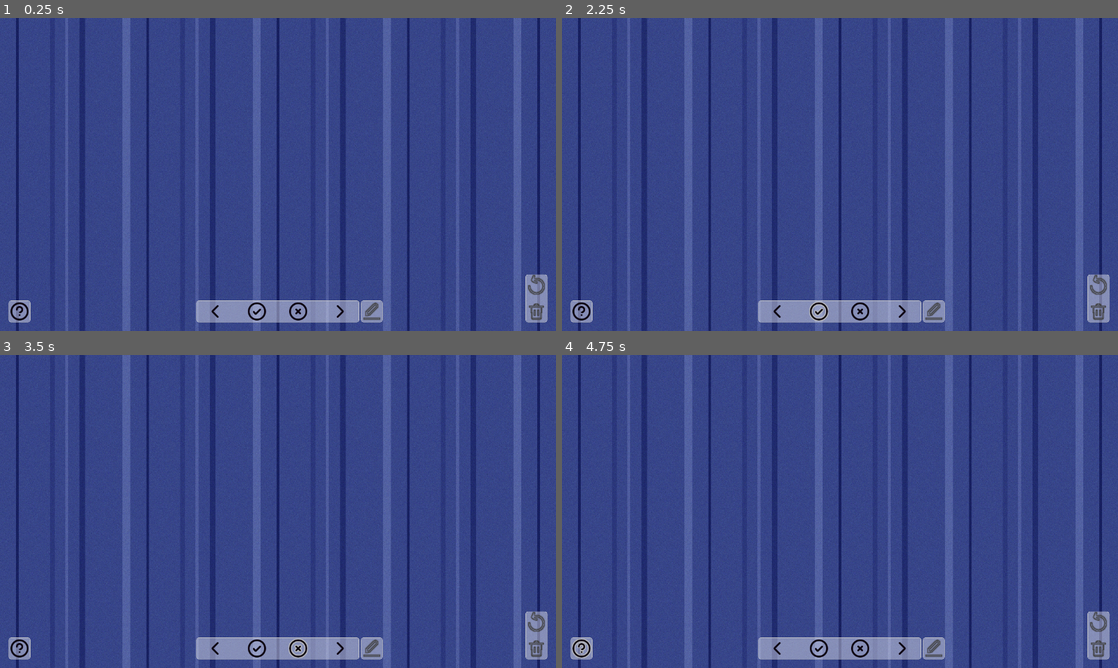
Above: before the commit, frames 1-4 (two rows, left to right).
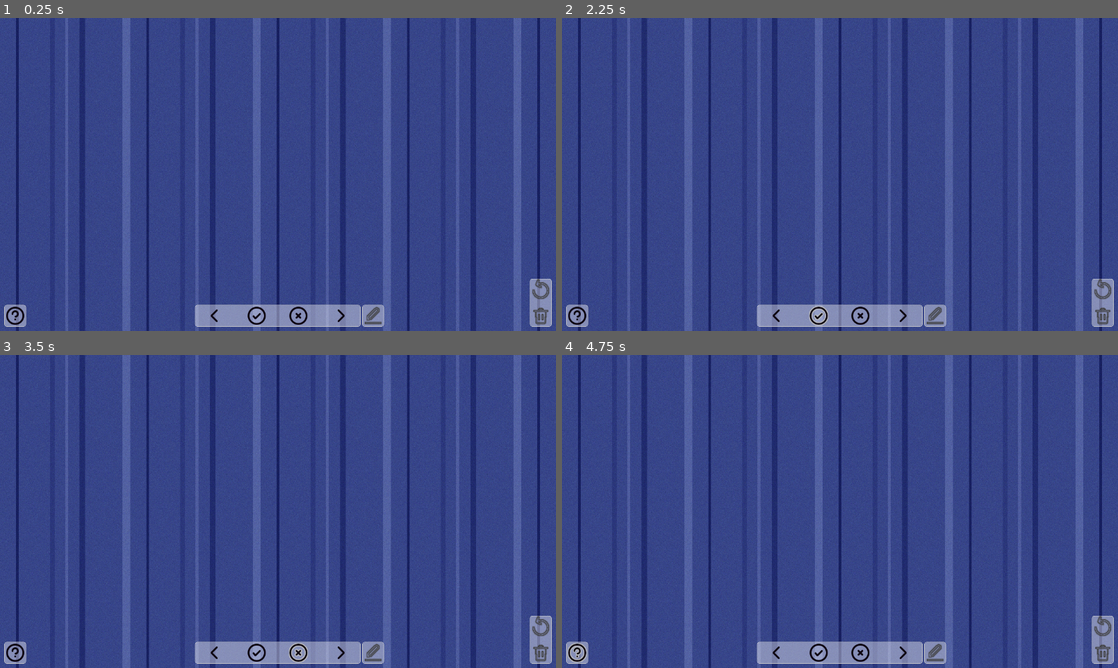
Above: after the commit, the same moments.

Repository: anthonyj-codestuff/dupeguru-csv-handler
Game: Godot game, scene res://main.tscn
The game is run twice, just before and just after one commit, with the same random seed, the same clock (stepped at 60 frames per second) and the same inputs. The engine's default icon, where the game draws it, is replaced by a stand-in: a white triangle on a blue panel in a dark square.
Inputs (mouse positions are in pixels of both pictures, inside the frame that each line leads up to; where the layout moved, square brackets give the same spot in the first picture):
- Up to frame 1 (0.25 s): no input
- Up to frame 2 (2.25 s): click (578, 315) [584, 312] at 0.5 s; click (778, 315) [778, 312] at 1.25 s; click (817, 315) [817, 312] at 2 s
- Up to frame 3 (3.5 s): click (300, 652) [300, 649] at 2.75 s
- Up to frame 4 (4.75 s): click (901, 652) [901, 649] at 3.5 s; click (578, 652) [584, 649] at 4.25 s

The runs differ from the first frame. In frame 1, 2.2% of the frame differs, in the area x 0-100%, y 82-99%; in frame 2, 2.3%; in frame 3, 2.3%; in frame 4, 2.3%.
Error in both runs: Invalid assignment of property or key 'text' with value of type 'String' on a base object of type 'null instance'. (res://scenes/ImageLoader.gd:28)

Commit message:
Fixed Button/Seletcion Issue
No idea how.

Diff:
--- a/project/main.tscn
+++ b/project/main.tscn
@@ -14,17 +14,7 @@
 grow_vertical = 2
 size_flags_horizontal = 3
 size_flags_vertical = 3
-
-[node name="BGColor" type="ColorRect" parent="."]
-layout_mode = 1
-anchors_preset = 15
-anchor_right = 1.0
-anchor_bottom = 1.0
-grow_horizontal = 2
-grow_vertical = 2
-size_flags_horizontal = 3
-size_flags_vertical = 3
-color = Color(0.309804, 0.309804, 0.309804, 1)
+mouse_filter = 1
 
 [node name="TextureRect" type="TextureRect" parent="."]
 layout_mode = 1
@@ -49,26 +39,30 @@
 theme_override_constants/margin_right = 10
 theme_override_constants/margin_bottom = 10
 
-[node name="ImageLoader" parent="MarginContainer" instance=ExtResource("1_4jp8q")]
-layout_mode = 2
-
 [node name="MarginContainer" type="MarginContainer" parent="MarginContainer"]
+z_index = -1
 layout_mode = 2
 theme_override_constants/margin_left = 10
 theme_override_constants/margin_top = 10
 theme_override_constants/margin_right = 10
 theme_override_constants/margin_bottom = 10
 
-[node name="ControlPanel" parent="MarginContainer/MarginContainer" instance=ExtResource("2_chg8m")]
+[node name="ImageLoader" parent="MarginContainer/MarginContainer" instance=ExtResource("1_4jp8q")]
+z_index = 10
+z_as_relative = false
+layout_mode = 2
+mouse_filter = 1
+
+[node name="ControlPanel" parent="MarginContainer" instance=ExtResource("2_chg8m")]
 layout_mode = 2
 
 [node name="WindowSizeManager" type="Node" parent="."]
 script = ExtResource("2_06db7")
 
-[connection signal="commit_pressed" from="MarginContainer/MarginContainer/ControlPanel" to="MarginContainer/ImageLoader" method="_on_control_panel_commit_pressed"]
-[connection signal="delete_pressed" from="MarginContainer/MarginContainer/ControlPanel" to="MarginContainer/ImageLoader" method="_on_control_panel_delete_pressed"]
-[connection signal="left_pressed" from="MarginContainer/MarginContainer/ControlPanel" to="MarginContainer/ImageLoader" method="_on_control_panel_left_pressed"]
-[connection signal="right_pressed" from="MarginContainer/MarginContainer/ControlPanel" to="MarginContainer/ImageLoader" method="_on_control_panel_right_pressed"]
-[connection signal="select_all_pressed" from="MarginContainer/MarginContainer/ControlPanel" to="MarginContainer/ImageLoader" method="_on_control_panel_select_all_pressed"]
-[connection signal="select_none_pressed" from="MarginContainer/MarginContainer/ControlPanel" to="MarginContainer/ImageLoader" method="_on_control_panel_select_none_pressed"]
-[connection signal="undo_pressed" from="MarginContainer/MarginContainer/ControlPanel" to="MarginContainer/ImageLoader" method="_on_control_panel_undo_pressed"]
+[connection signal="commit_pressed" from="MarginContainer/ControlPanel" to="MarginContainer/MarginContainer/ImageLoader" method="_on_control_panel_commit_pressed"]
+[connection signal="delete_pressed" from="MarginContainer/ControlPanel" to="MarginContainer/MarginContainer/ImageLoader" method="_on_control_panel_delete_pressed"]
+[connection signal="left_pressed" from="MarginContainer/ControlPanel" to="MarginContainer/MarginContainer/ImageLoader" method="_on_control_panel_left_pressed"]
+[connection signal="right_pressed" from="MarginContainer/ControlPanel" to="MarginContainer/MarginContainer/ImageLoader" method="_on_control_panel_right_pressed"]
+[connection signal="select_all_pressed" from="MarginContainer/ControlPanel" to="MarginContainer/MarginContainer/ImageLoader" method="_on_control_panel_select_all_pressed"]
+[connection signal="select_none_pressed" from="MarginContainer/ControlPanel" to="MarginContainer/MarginContainer/ImageLoader" method="_on_control_panel_select_none_pressed"]
+[connection signal="undo_pressed" from="MarginContainer/ControlPanel" to="MarginContainer/MarginContainer/ImageLoader" method="_on_control_panel_undo_pressed"]
--- a/project/scenes/Image.tscn
+++ b/project/scenes/Image.tscn
@@ -26,22 +26,6 @@
 z_index = 1
 layout_mode = 2
 theme = SubResource("Theme_5u7tv")
-
-[node name="TextureRect" type="TextureRect" parent="."]
-clip_contents = true
-layout_mode = 2
-size_flags_vertical = 4
-texture = ExtResource("3_hgouh")
-expand_mode = 5
-
-[node name="Button" type="Button" parent="TextureRect"]
-self_modulate = Color(0, 0, 0, 0)
-layout_mode = 1
-anchors_preset = 15
-anchor_right = 1.0
-anchor_bottom = 1.0
-grow_horizontal = 2
-grow_vertical = 2
 
 [node name="PanelContainer" type="PanelContainer" parent="."]
 clip_children = 1
@@ -92,4 +76,22 @@
 autowrap_mode = 2
 script = ExtResource("4_8ym5t")
 
+[node name="TextureRect" type="TextureRect" parent="."]
+clip_contents = true
+layout_mode = 2
+size_flags_vertical = 4
+texture = ExtResource("3_hgouh")
+expand_mode = 5
+
+[node name="Button" type="Button" parent="TextureRect"]
+self_modulate = Color(0, 0, 0, 0)
+z_index = 10
+z_as_relative = false
+layout_mode = 1
+anchors_preset = 15
+anchor_right = 1.0
+anchor_bottom = 1.0
+grow_horizontal = 2
+grow_vertical = 2
+
 [connection signal="pressed" from="TextureRect/Button" to="." method="_on_image_button_pressed"]
Not shown: 1 places in project/main.tscn that only renumber resources
Not shown: 1 places in project/scenes/Image.tscn that only renumber resources
